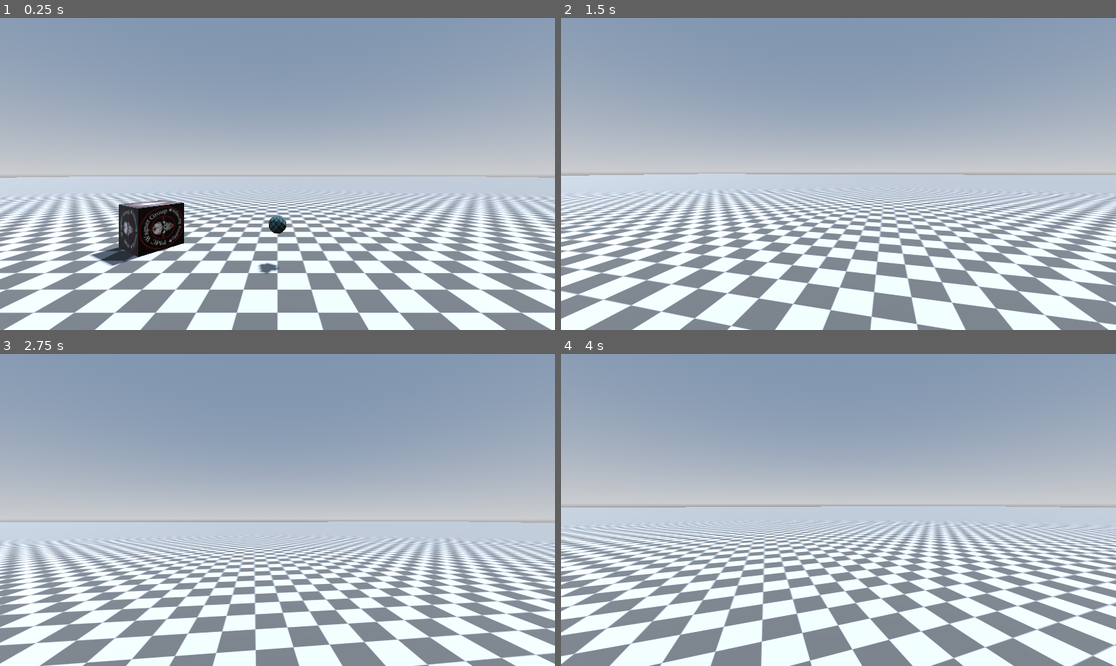
Above: before the commit, frames 1-4 (two rows, left to right).
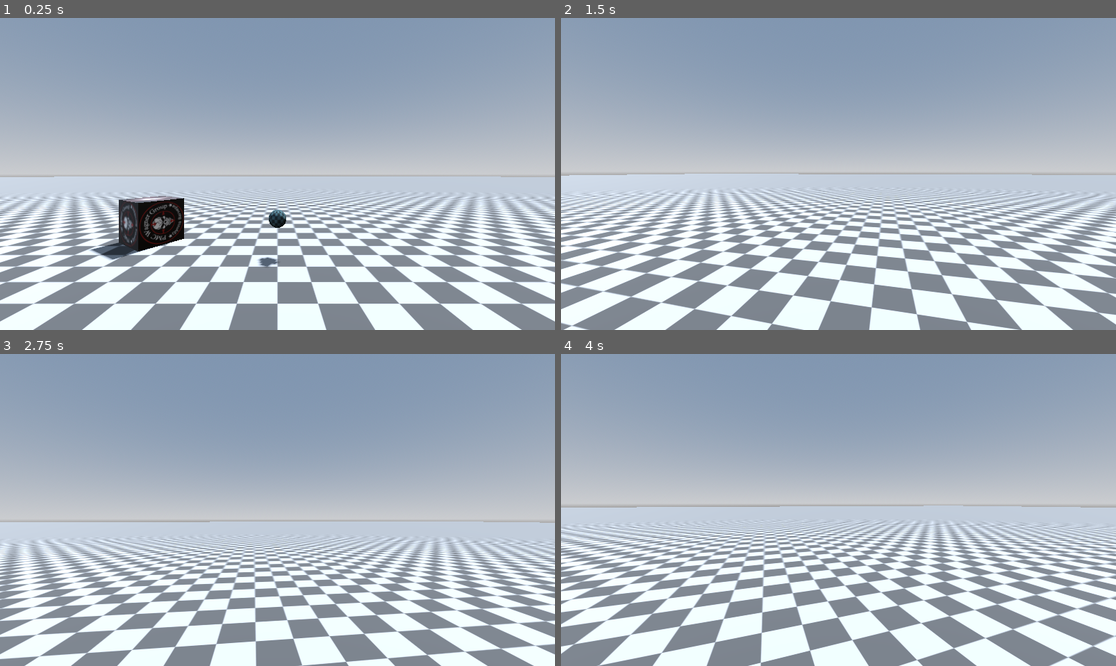
Above: after the commit, the same moments.

Repository: YuraStebel/EscapeFromKorolyov
Game: Godot game, scene res://scenes/scene.tscn
Two runs of this game, one before a commit and one after it. Both use one fixed random seed, a clock stepped at 60 frames per second and the inputs below.
Inputs (mouse positions are in pixels of both pictures, inside the frame that each line leads up to):
- Up to frame 1 (0.25 s): no input
- Up to frame 2 (1.5 s): tap Enter (ui_accept) at 0.5, 0.77 s; move the mouse to (866, 174) at 0.52 s; hold W (forward) from 0.53 s (still down); tap G (drop) at 0.6 s; move the mouse to (810, 174) at 1.27 s; tap F (use) at 1.35 s
- Up to frame 3 (2.75 s): keep holding W (forward); tap Enter (ui_accept) at 1.52 s; move the mouse to (288, 503) at 2.02 s; tap G (drop) at 2.1 s
- Up to frame 4 (4 s): keep holding W (forward); move the mouse to (832, 516) at 2.77 s; tap F (use) at 2.85 s; tap Enter (ui_accept) at 3.02, 3.77 s; move the mouse to (877, 513) at 3.52 s; tap G (drop) at 3.6 s

The runs differ from the first frame. In frame 1, 23% of the frame differs, in the area x 0-100%, y 50-100%; in frame 2, 25%; in frame 3, 23%; in frame 4, 26%, in the area x 0-100%, y 48-100%.

Commit message:
Revert "model"
This reverts commit b9c36103f2af75481735926f6832416462654444.

Diff:
--- a/scenes/player.tscn
+++ b/scenes/player.tscn
@@ -1,10 +1,9 @@
-[gd_scene load_steps=5 format=3 uid="uid://culya4lvkehh4"]
+[gd_scene load_steps=4 format=3 uid="uid://culya4lvkehh4"]
 
 [ext_resource type="Script" uid="uid://cdvhm2dpoe848" path="res://scripts/player.gd" id="1_3vyb7"]
-[ext_resource type="PackedScene" uid="uid://ciljl4xkxg8te" path="res://scenes/player_model.tscn" id="2_g2els"]
 
 [sub_resource type="CapsuleShape3D" id="CapsuleShape3D_u8vuu"]
-radius = 0.15
+radius = 0.3
 height = 1.8
 
 [sub_resource type="CapsuleMesh" id="CapsuleMesh_3vyb7"]
@@ -21,14 +20,10 @@
 
 [node name="MeshInstance3D" type="MeshInstance3D" parent="."]
 transform = Transform3D(1, 0, 0, 0, 1, 0, 0, 0, 1, 0, 0.9, 0)
-visible = false
 mesh = SubResource("CapsuleMesh_3vyb7")
 
-[node name="PlayerModel" parent="." instance=ExtResource("2_g2els")]
-transform = Transform3D(1, 0, 0, 0, 1, 0, 0, 0, 1, 0, 0, -0.069667965)
-
 [node name="CameraHolder" type="Node3D" parent="."]
-transform = Transform3D(1, 0, 0, 0, 1, 0, 0, 0, 1, 0, 1.7059301, 0)
+transform = Transform3D(1, 0, 0, 0, 1, 0, 0, 0, 1, 0, 1.59475, 0)
 
 [node name="Camera3D" type="Camera3D" parent="CameraHolder"]
 
--- a/scenes/player_model.tscn
+++ /dev/null
@@ -1,8 +0,0 @@
-[gd_scene load_steps=2 format=3 uid="uid://ciljl4xkxg8te"]
-
-[ext_resource type="PackedScene" uid="uid://bs7xof1kgg40r" path="res://models/Player.glb" id="1_fr7j6"]
-
-[node name="PlayerModel" instance=ExtResource("1_fr7j6")]
-
-[node name="Skeleton3D" parent="Armature" index="0"]
-transform = Transform3D(-1, 0, 8.742278e-08, 0, 1, 0, -8.742278e-08, 0, -1, 0, 0, 0)
Binary file removed: models/Player.glb
Not shown, removed: models/Player.glb.import
Not shown, changed: blend/Player.blend
